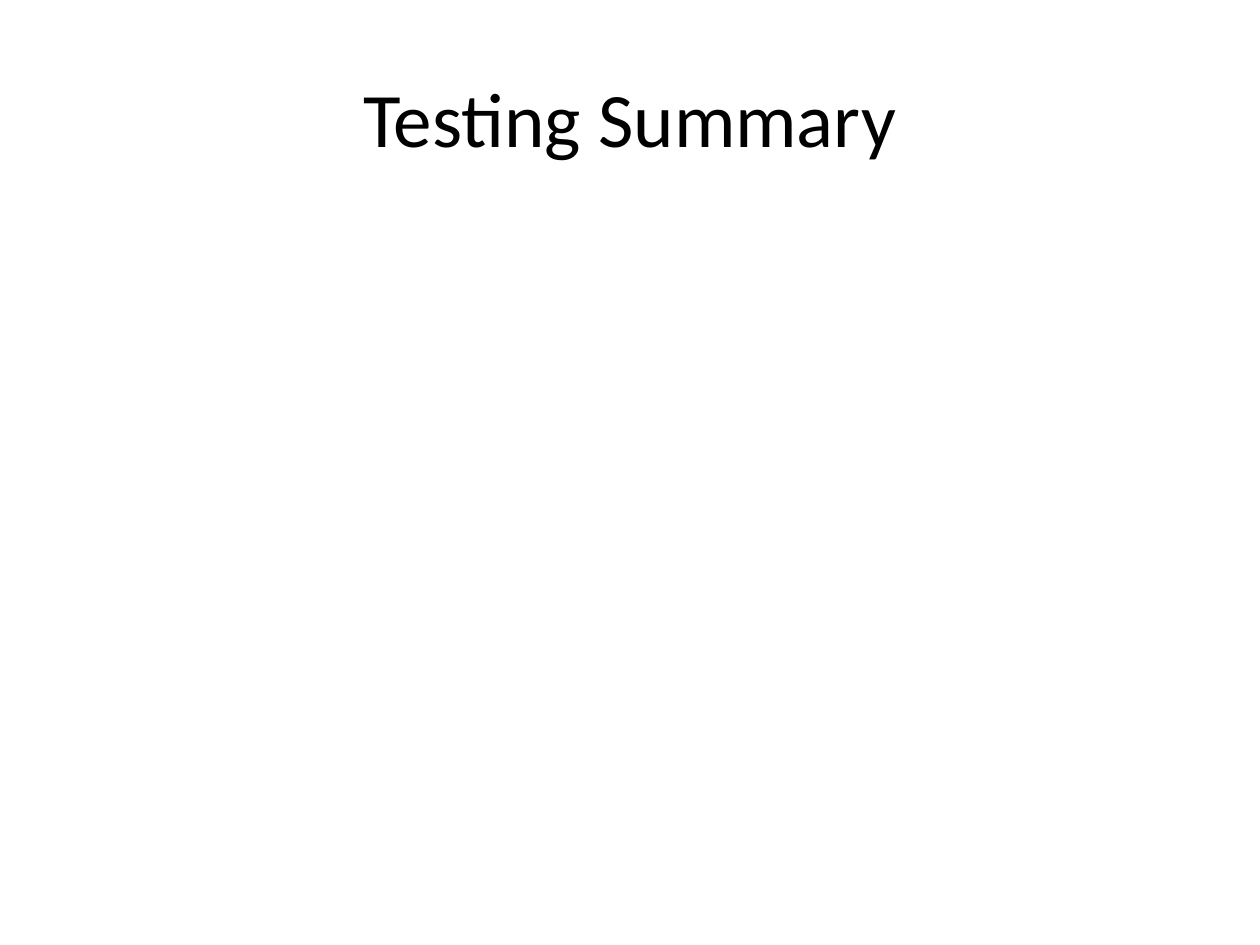
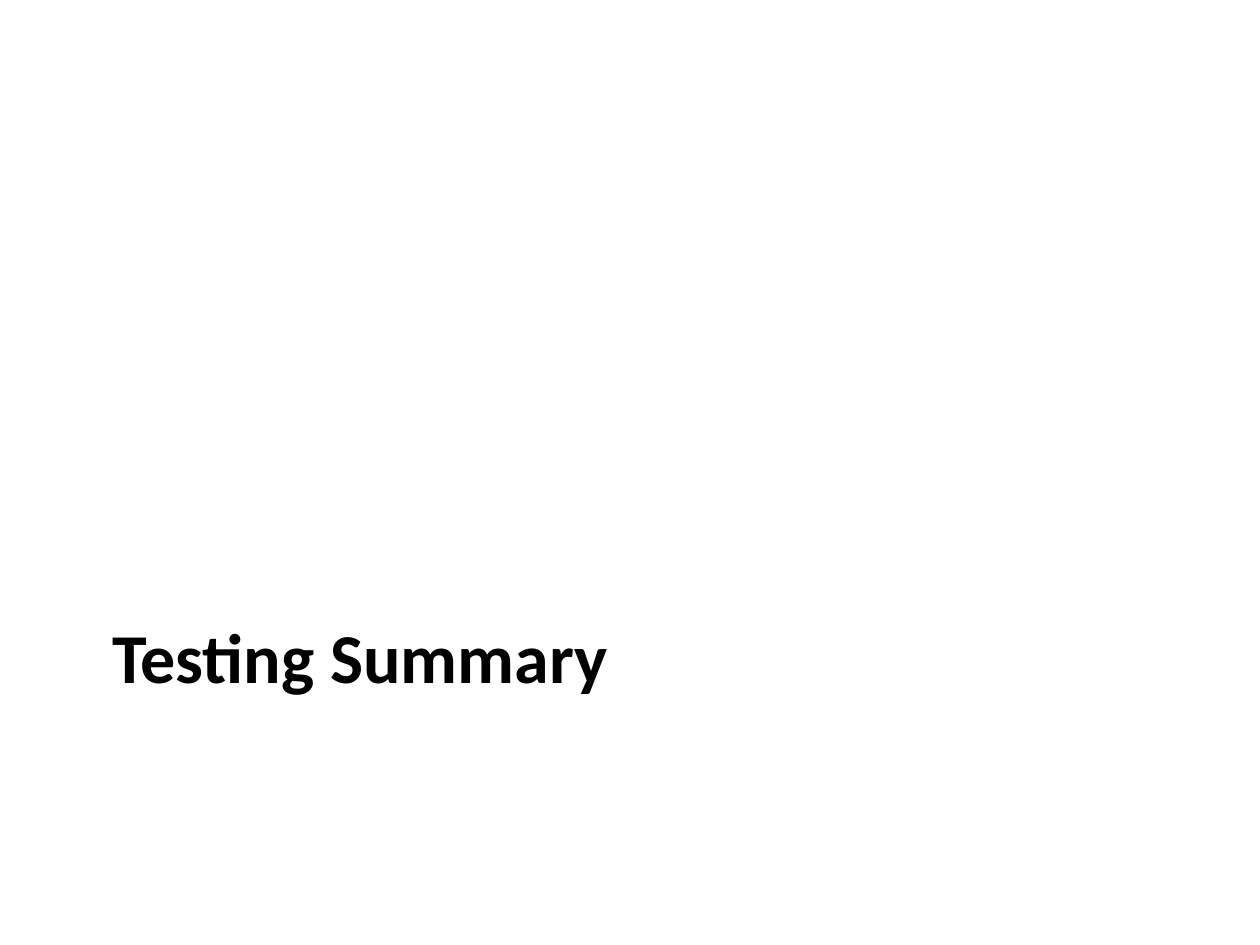
Before and after one commit to pandistic-zain/Fitnesstan--FYP, a slide deck: slide 35 of fitnesstan-documentation/FItnessstan_Final Presentation_Part 2.pptx. Drawn at 1260x945 pixels with LibreOffice and Linux fonts; fonts in the diff are those of the drawing; background and template pictures are left out. Boxes give left, top, right and bottom in pixels: in the first picture for what was removed or moved away, otherwise in the second. Text is boxed around its words. In the diff, an @@ line names an element or a change of style, - is before the commit and + after.

```diff
--- a/fitnesstan-documentation/FItnessstan_Final Presentation_Part 2.pptx
+++ b/fitnesstan-documentation/FItnessstan_Final Presentation_Part 2.pptx
@@ title "Testing Summary": place and size @@
-title "Testing Summary" at bbox=[363, 93, 895, 161]
+title "Testing Summary" at bbox=[112, 633, 607, 695]
@@ title "Testing Summary" at bbox=[112, 633, 607, 695]: size 44 to 40 pt, bold on; alignment centre to left; vertical alignment middle to top @@
```
Also in this commit, not shown: 13 other slides changed, 2 slides added, 2 slides removed.
